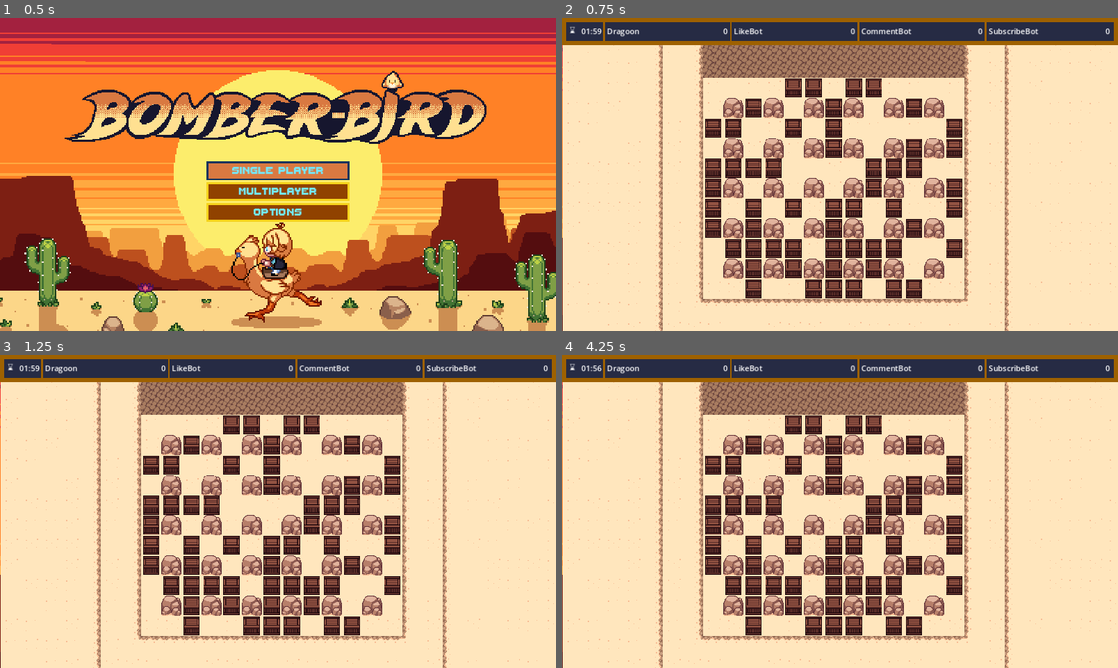
Above: before the commit, frames 1-4 (two rows, left to right).
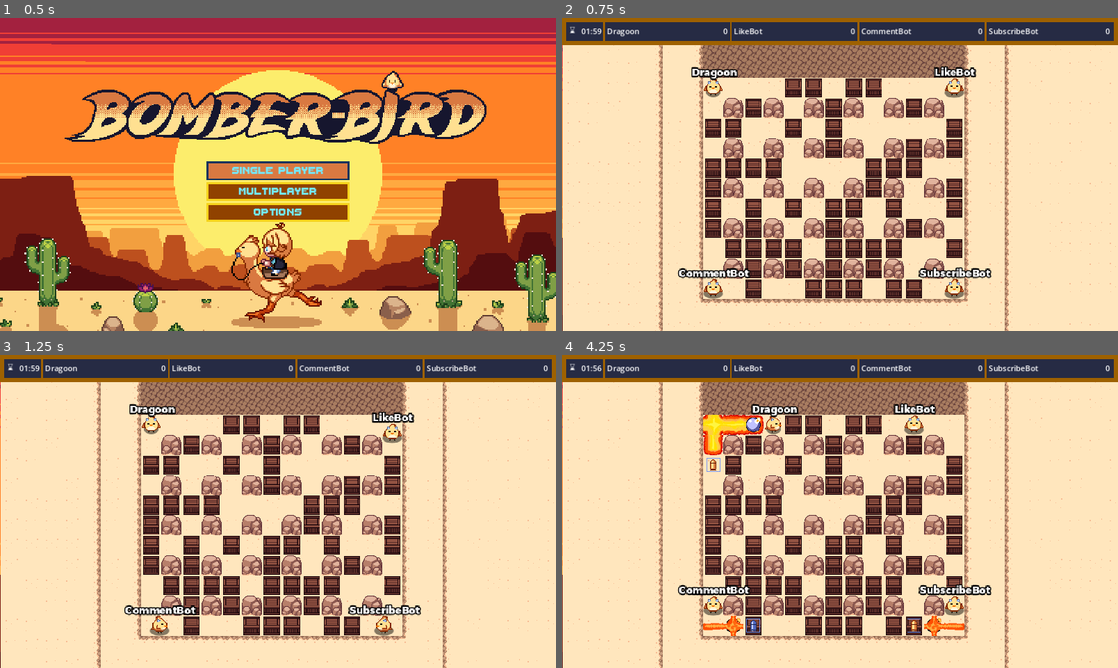
Above: after the commit, the same moments.

Repository: Dragoon-Project-Squad/bomberbird
Game: Godot game, scene res://scenes/main_menu.tscn
The game is run twice, just before and just after one commit, with the same random seed, the same clock (stepped at 60 frames per second) and the same inputs. Sound files missing from this copy of the repository are replaced by a short silence.
Inputs:
- Up to frame 1 (0.5 s): no input
- Up to frame 2 (0.75 s): click "Single Player" at 0.5 s
- Up to frame 3 (1.25 s): no input
- Up to frame 4 (4.25 s): click "Single Player" at 1.25 s; hold D (move_right) 2.03-2.78 s; hold F (ability) 2.03-2.78 s; hold S (move_down) 2.78-3.53 s; tap Space (set_bomb) at 2.85 s; hold D (move_right) from 3.53 s (still down); hold F (ability) from 3.53 s (still down)

Frame 1 is identical in both runs. In frame 2, 1.9% of the frame differs, in the area x 20-78%, y 15-90%; in frame 3, 1.8%; in frame 4, 3.5%.
Error before the commit: Parse Error: Could not resolve class "Player". (res://scripts/human_player.gd:1)

Commit message:
fixing bomb_root_bug

Diff:
--- a/scenes/battlegrounds.tscn
+++ b/scenes/battlegrounds.tscn
@@ -2,7 +2,7 @@
 
 [ext_resource type="Script" path="res://scripts/world.gd" id="1_b42q6"]
 [ext_resource type="Script" path="res://scripts/game_ui.gd" id="3_dadsx"]
-[ext_resource type="Script" path="res://scenes/players_manager.gd" id="3_jta2f"]
+[ext_resource type="Script" path="res://players_manager.gd" id="3_jta2f"]
 [ext_resource type="PackedScene" uid="uid://c4i5gyl4cut3t" path="res://scenes/bombs/bomb_pool.tscn" id="3_mcaqn"]
 [ext_resource type="Script" path="res://scripts/misobon_path.gd" id="3_uhlbr"]
 [ext_resource type="TileSet" uid="uid://c5k358s71dvg7" path="res://assets/deserttileset.tres" id="3_vcixd"]
--- a/scripts/bomb_root_fsm.gd
+++ b/scripts/bomb_root_fsm.gd
@@ -32,6 +32,7 @@
 		return 1 #it might not be an issue if a disabled node is attempted to be disabled again so we just return an error and let the caller figure that out without giving a project wide error
 	bomb_owner = null
 	self.position = Vector2.ZERO
+	self.fuse_time_passed = 0
 	set_state(DISABLED)
 	return 0
 
--- a/scripts/player.gd
+++ b/scripts/player.gd
@@ -20,6 +20,7 @@
 var is_dead: bool = false
 var player_type: String
 var hurry_up_started: bool = false
+var misobon_player: MisobonPlayer
 
 var game_ui: CanvasLayer
 
--- a/scripts/stationary_bomb.gd
+++ b/scripts/stationary_bomb.gd
@@ -45,7 +45,7 @@
 	$CollisionShape2D.set_deferred("disabled", 1)
 	$DetectArea.set_deferred("disabled", 0)
 	$AnimationPlayer.play("fuse_and_call_detonate()")
-	$AnimationPlayer.advance(fuse_time_passed) #continue the animtion from where it was left of
+	$AnimationPlayer.advance(fuse_time_passed) #continue the animation from where it was left of
 
 func detonate():
 	explosion_sfx_player.stop()
@@ -60,8 +60,8 @@
 			continue
 		var target: Node2D = ray.get_collider()
 		if target.is_in_group("bombstop"):
-			@warning_ignore("INTEGER_DIVISION")
-			var col_point = to_local(ray.get_collision_point()) + Vector2(ray_direction * (TILE_SIZE / 2)) #Note this integer division is fine idk why godot feels like it needs to warn for int divisions anyway?
+			@warning_ignore("INTEGER_DIVISION") #Note this integer division is fine idk why godot feels like it needs to warn for int divisions anyway?
+			var col_point = to_local(ray.get_collision_point()) + Vector2(ray_direction * (TILE_SIZE / 2))
 
 			exp_range[ray_direction] = explosion.get_node("SpriteTileMap").local_to_map(col_point).length() - 1 #find the distance from bomb.position to the last tile that should be blown up (in number of tiles)
 			if target.has_method("exploded") && is_multiplayer_authority(): target.exploded.rpc(str(get_parent().bomb_owner.name).to_int()) #if an object stopped the bomb and can be blown up... blow it up!
Renamed: scenes/players_manager.gd -> players_manager.gd
